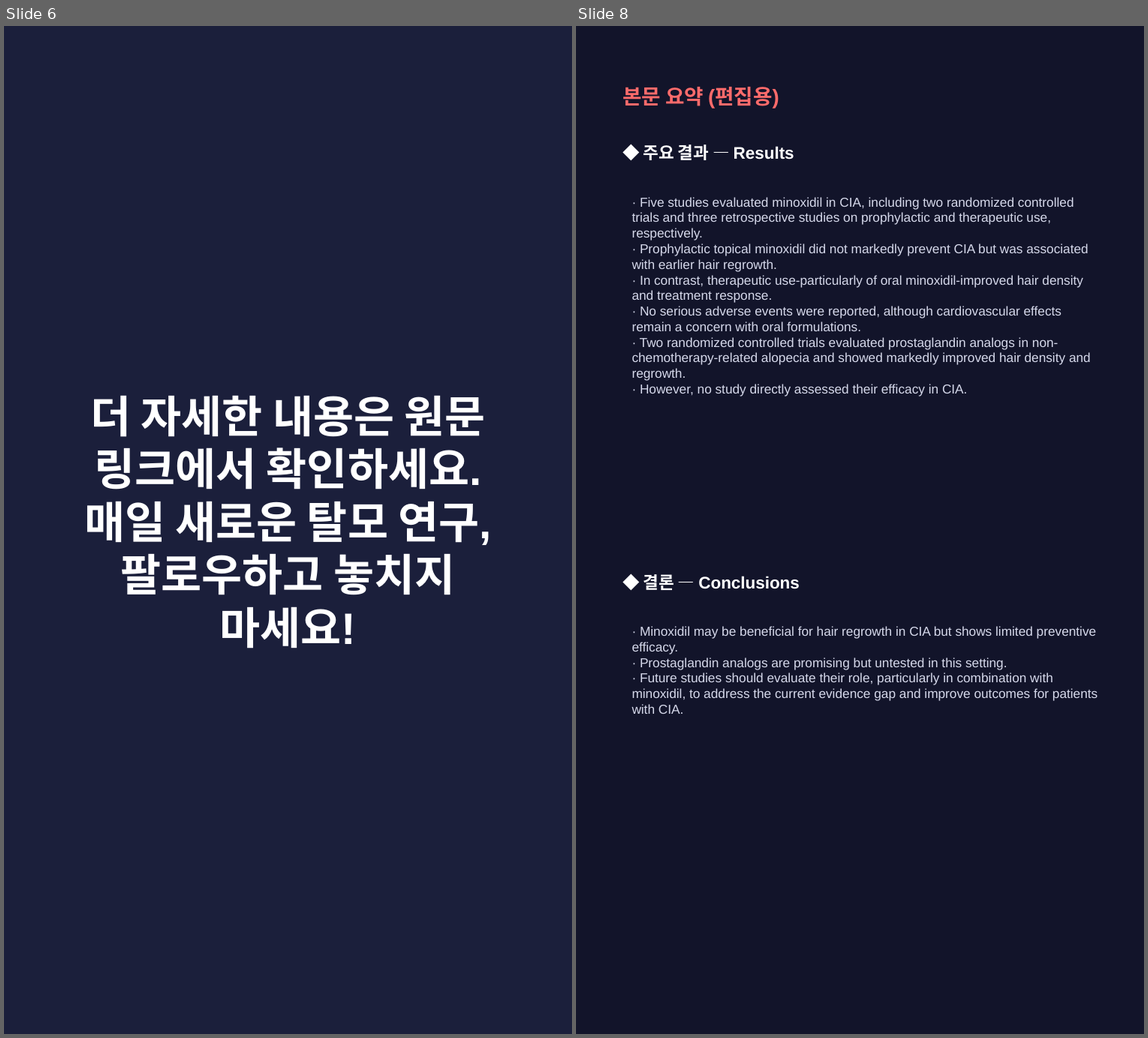
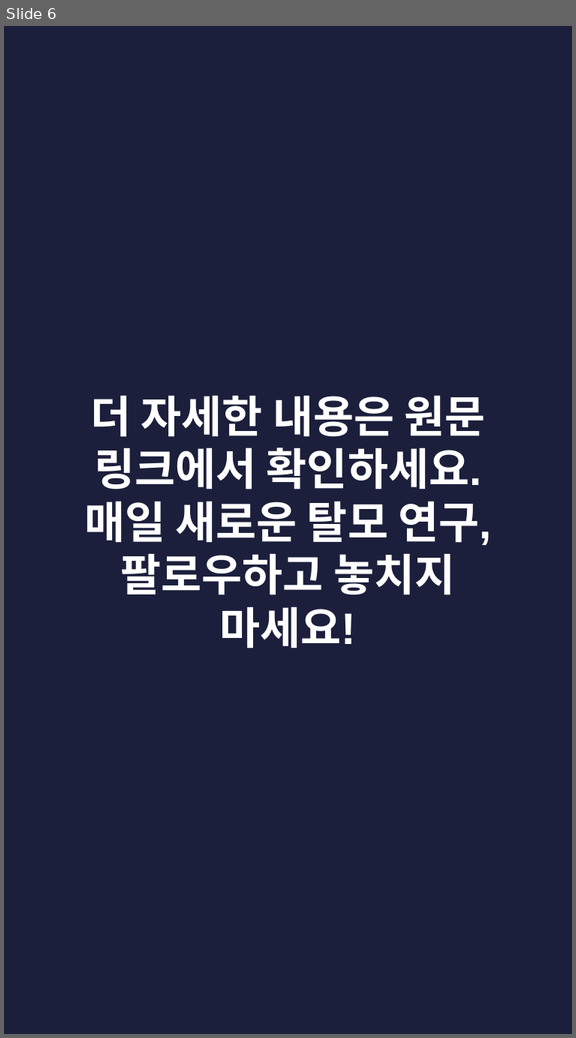
Before and after one commit to hyokang2010-BJ-ANTH/product-builder-test, a slide deck: pwa/data/latest/slides.pptx. Shown side by side, each under a label of ours: slides 6 and 8 before the commit, slide 6 after it; the slides between them are not shown. The pictures are 1148x1038 and 576x1038 pixels, drawn with LibreOffice and Linux fonts; fonts in the diff are those of the drawing. Boxes give left, top, right and bottom in pixels: in the first picture for what was removed or moved away, otherwise in the second. Text is boxed around its words. In the diff, an @@ line names an element or a change of style, - is before the commit and + after.

```diff
--- a/pwa/data/latest/slides.pptx
+++ b/pwa/data/latest/slides.pptx
@@ slide 8 removed at box(576, 26, 1144, 1034), background #12142A @@
@@ text removed at box(622, 87, 779, 108) @@
-본문 요약 (편집용)
@@ text removed at box(644, 144, 794, 160) @@
-◆ 주요 결과 — Results
@@ text removed at box(632, 197, 1090, 396) @@
-· Five studies evaluated minoxidil in CIA, including two randomized controlled trials and three retrospective studies on prophylactic and therapeutic use, respectively.
-· Prophylactic topical minoxidil did not markedly prevent CIA but was associated with earlier hair regrowth.
-· In contrast, therapeutic use-particularly of oral minoxidil-improved hair density and treatment response.
-· No serious adverse events were reported, although cardiovascular effects remain a concern with oral formulations.
-· Two randomized controlled trials evaluated prostaglandin analogs in non-chemotherapy-related alopecia and showed markedly improved hair density and regrowth.
-· However, no study directly assessed their efficacy in CIA.
@@ text removed at box(644, 574, 800, 590) @@
-◆ 결론 — Conclusions
@@ text removed at box(632, 626, 1097, 714) @@
-· Minoxidil may be beneficial for hair regrowth in CIA but shows limited preventive efficacy.
-· Prostaglandin analogs are promising but untested in this setting.
-· Future studies should evaluate their role, particularly in combination with minoxidil, to address the current evidence gap and improve outcomes for patients with CIA.
```
Also in this commit, not shown: 2 slides changed, 4 slides added, 4 other slides removed, 26 other files.
